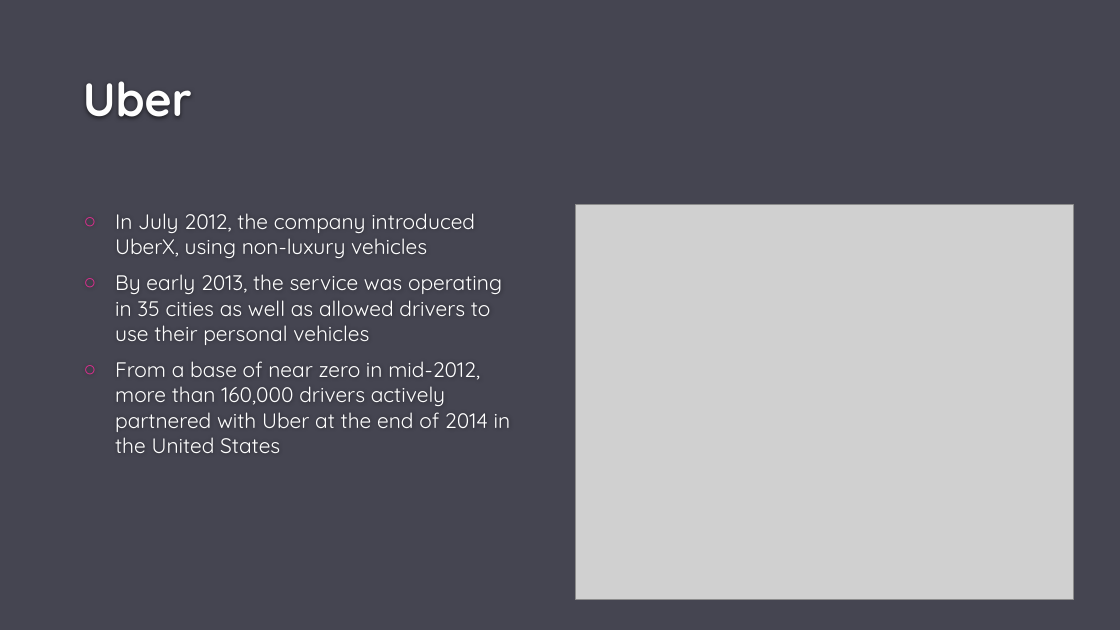
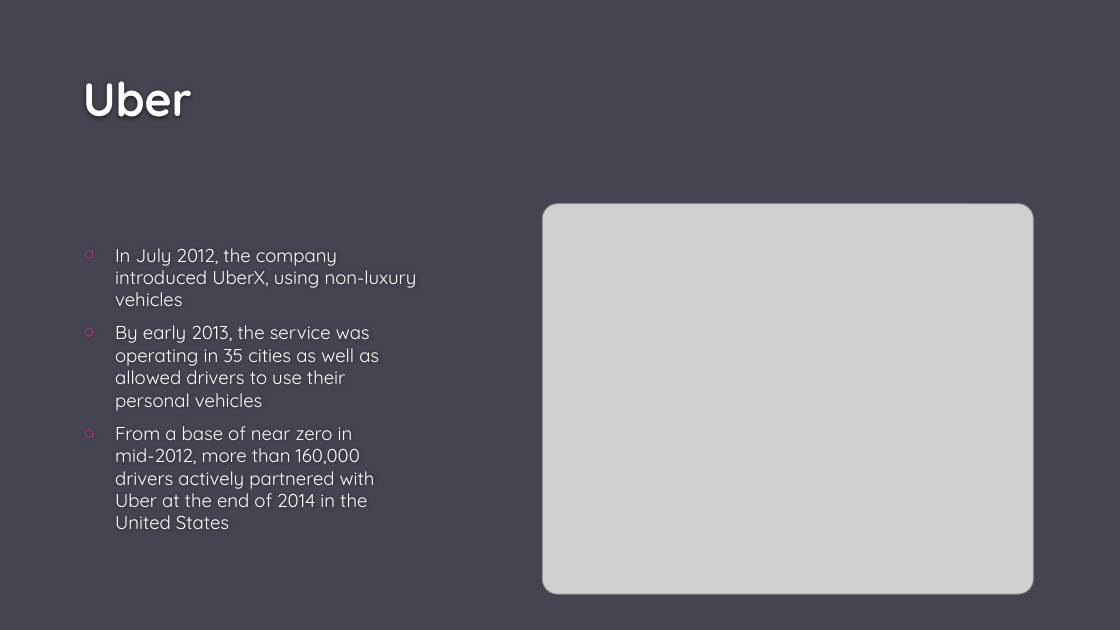
Before and after one commit to ajkim19/TNCs_and_DUI_Deaths, a slide deck: slide 6 of Project 1/Project-1.pptx. Drawn at 1120x630 pixels with LibreOffice and Linux fonts; fonts in the diff are those of the drawing; grey boxes stand for pictures; background and template pictures are left out. Boxes give left, top, right and bottom in pixels: in the first picture for what was removed or moved away, otherwise in the second. Text is boxed around its words. In the diff, an @@ line names an element or a change of style, - is before the commit and + after.

```diff
--- a/Project 1/Project-1.pptx
+++ b/Project 1/Project-1.pptx
@@ picture resized from (x1=576, y1=204, x2=1073, y2=600) to (x1=543, y1=203, x2=1034, y2=594) @@
@@ text "In July 2012, the company ..." moved from (x1=115, y1=213, x2=511, y2=453) to (x1=115, y1=248, x2=417, y2=529) @@
@@ text "In July 2012, the company ..." at (x1=115, y1=248, x2=417, y2=529): size 18 to 16 pt; vertical alignment top to middle @@
```
Also in this commit, not shown: 9 other slides changed, 1 other file.
